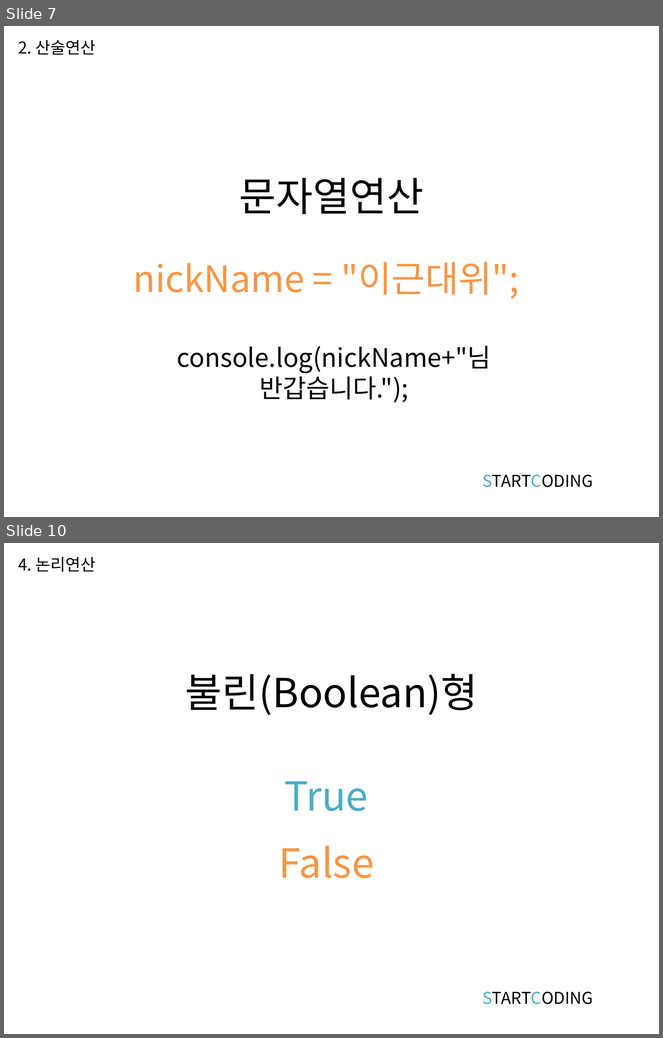
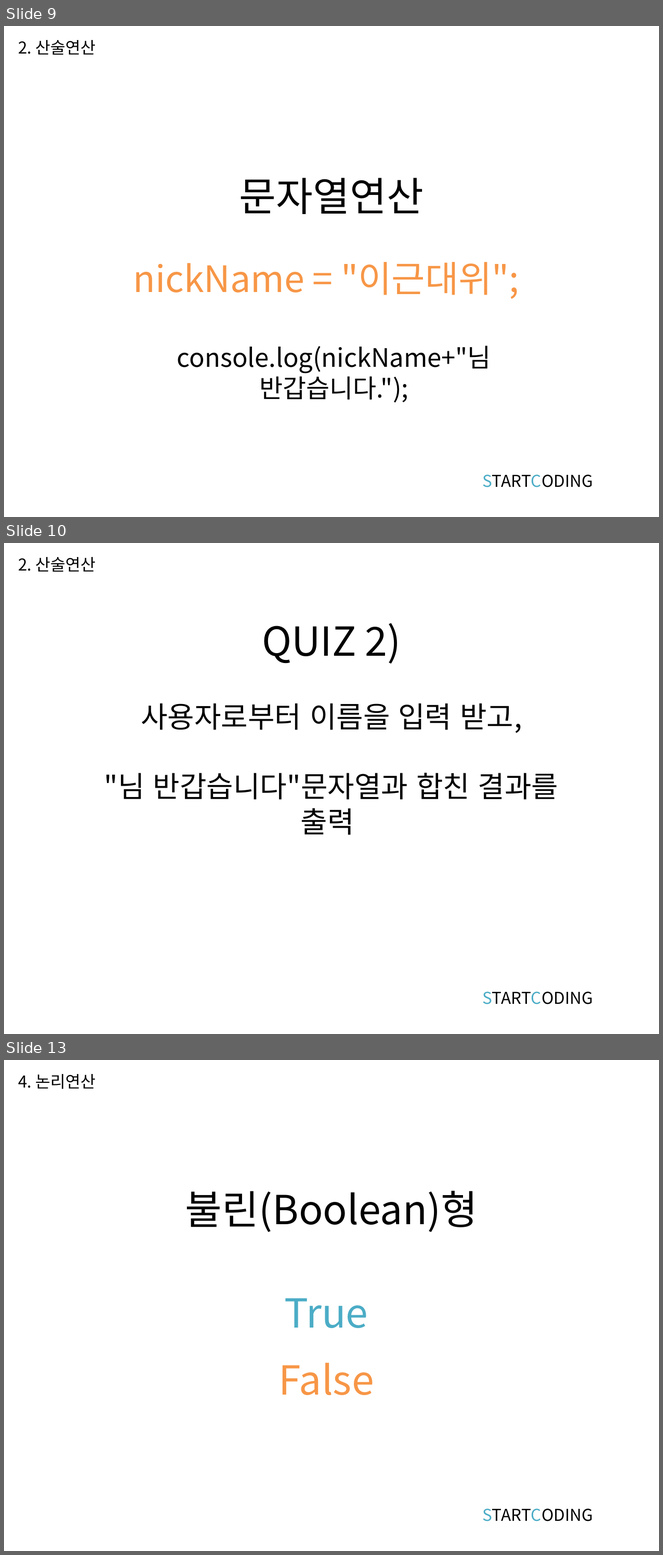
Before and after one commit to kwonkijun/python, a slide deck: 파이썬기초(PPT)/파이썬 기초 3강_연산과 연산자.pptx. Shown one above the other, each under a label of ours: slides 7 and 10 before the commit, slides 9, 10 and 13 after it; the slides between them are not shown. The pictures are 663x1038 and 663x1555 pixels, drawn with LibreOffice and Linux fonts; fonts in the diff are those of the drawing. Boxes give left, top, right and bottom in pixels: in the first picture for what was removed or moved away, otherwise in the second. Text is boxed around its words. In the diff, an @@ line names an element or a change of style, - is before the commit and + after.

```diff
--- a/파이썬기초(PPT)/파이썬 기초 3강_연산과 연산자.pptx
+++ b/파이썬기초(PPT)/파이썬 기초 3강_연산과 연산자.pptx
@@ slide 10 added at [4, 543, 659, 1034], background #FFFFFF @@
@@ text added at [18, 557, 96, 572], 18 pt, text #000000 @@
+2. 산술연산
@@ title added at [262, 623, 401, 664], 44 pt, text #000000 @@
+QUIZ 2)
@@ text added at [104, 703, 559, 835], 32 pt, text #000000 @@
+사용자로부터 이름을 입력 받고,
+"님 반갑습니다"문자열과 합친 결과를 출력
@@ text added at [482, 992, 593, 1005], 18 pt, text #000000 @@
+STARTCODING
@@ what was slide 7 is now slide 9 @@
@@ what was slide 10 is now slide 13 @@
```
Also in this commit, not shown: 5 slides changed, 2 other slides added, 12 other files.
